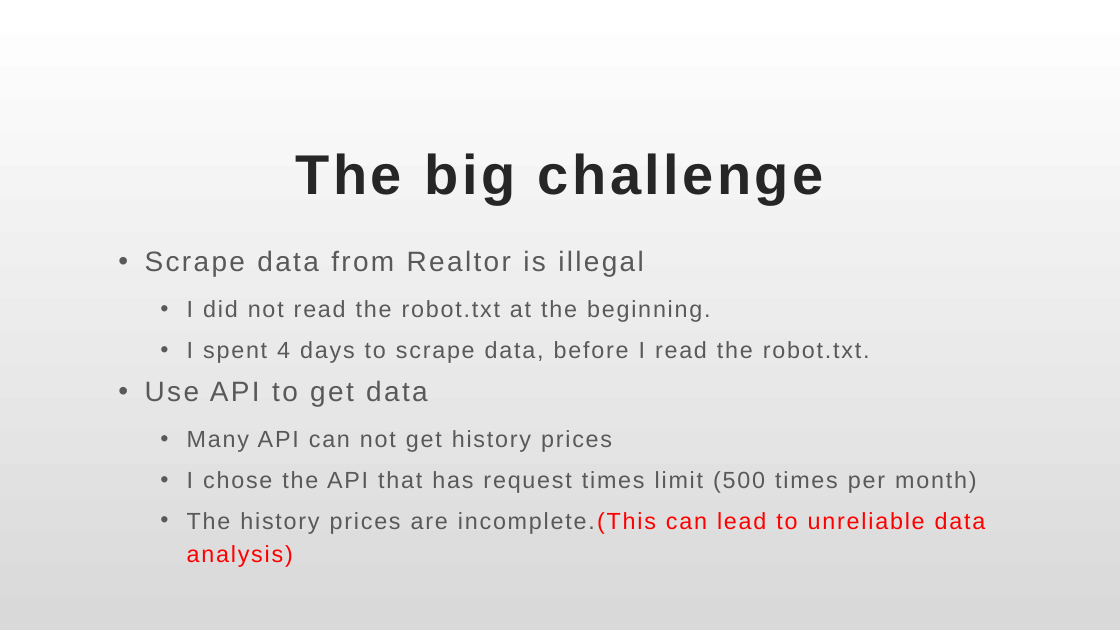
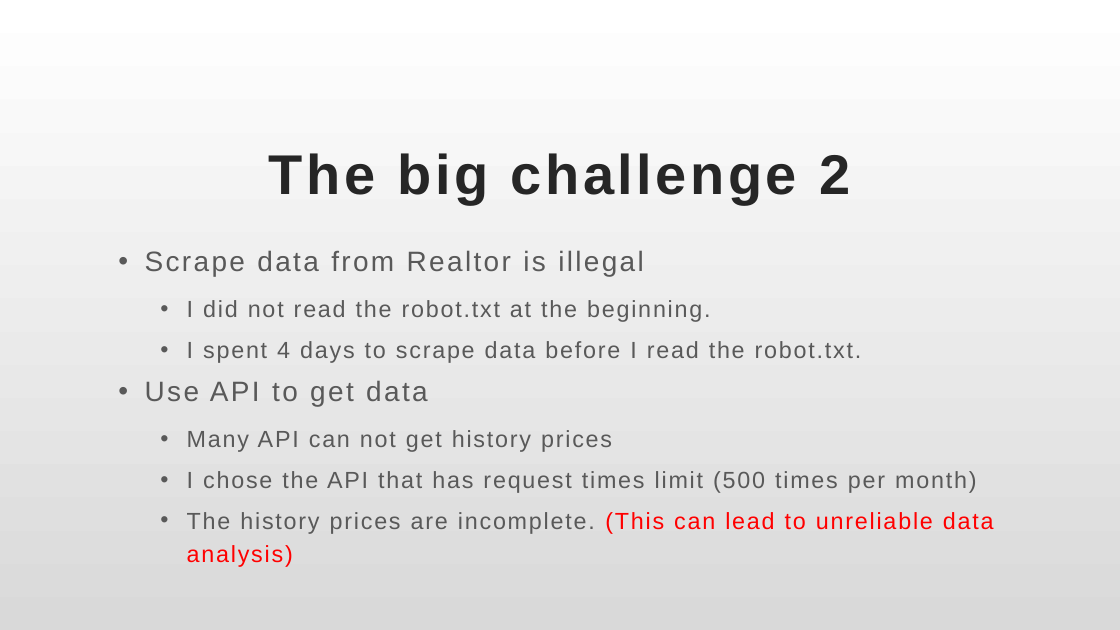
Before and after one commit to Yuehao-Wang/AIM-5001, a slide deck: slide 13 of Y_Wang_Final_Project_Presentation.pptx. Drawn at 1120x630 pixels with LibreOffice and Linux fonts; fonts in the diff are those of the drawing. Boxes give left, top, right and bottom in pixels: in the first picture for what was removed or moved away, otherwise in the second. Text is boxed around its words. In the diff, an @@ line names an element or a change of style, - is before the commit and + after.

```diff
--- a/Y_Wang_Final_Project_Presentation.pptx
+++ b/Y_Wang_Final_Project_Presentation.pptx
@@ title at (269, 153, 850, 204): text changed @@
-The big challenge
+The big challenge 2
@@ subtitle at (187, 341, 862, 363): text changed @@
-  • I spent 4 days to scrape data, before I read the robot.txt.
+  • I spent 4 days to scrape data before I read the robot.txt.
@@ subtitle at (187, 512, 994, 567): spaces changed @@
-  • The history prices are incomplete.(This can lead to unreliable data analysis)
+  • The history prices are incomplete. (This can lead to unreliable data analysis)
```
Also in this commit, not shown: 12 other slides changed.
